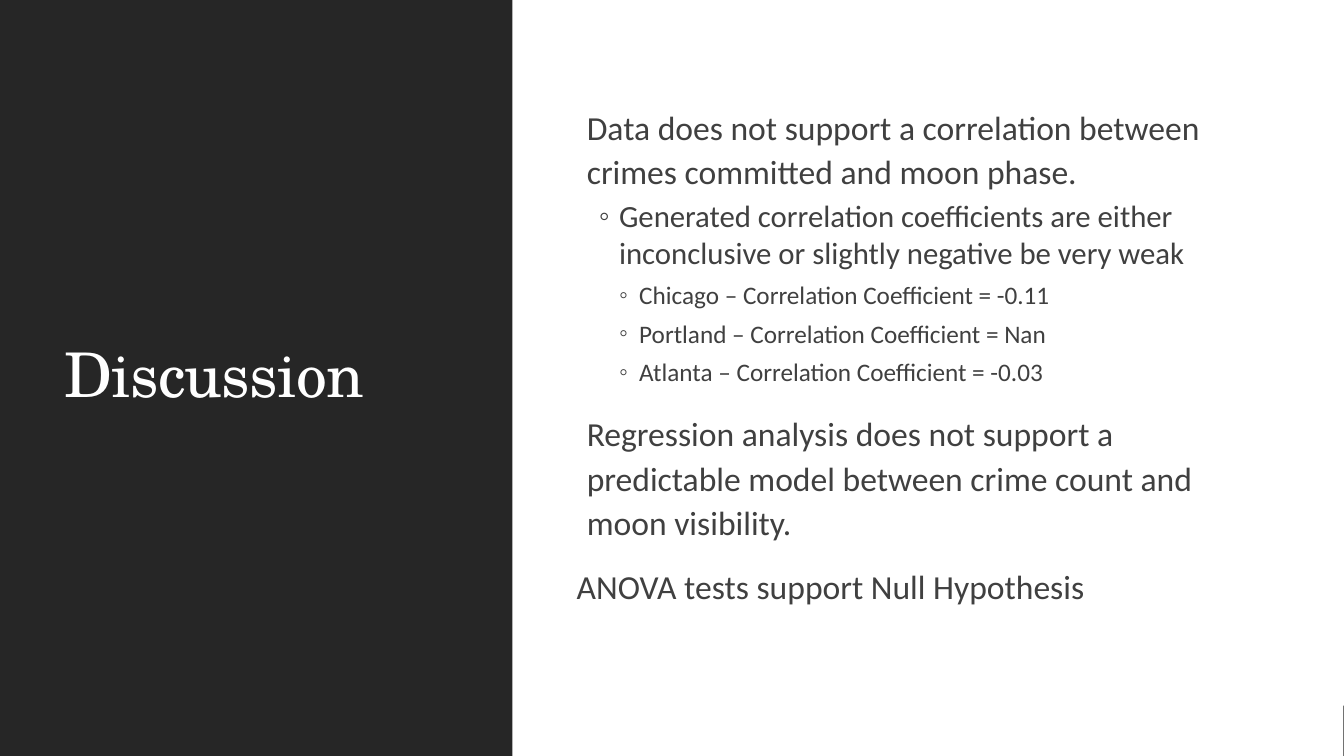
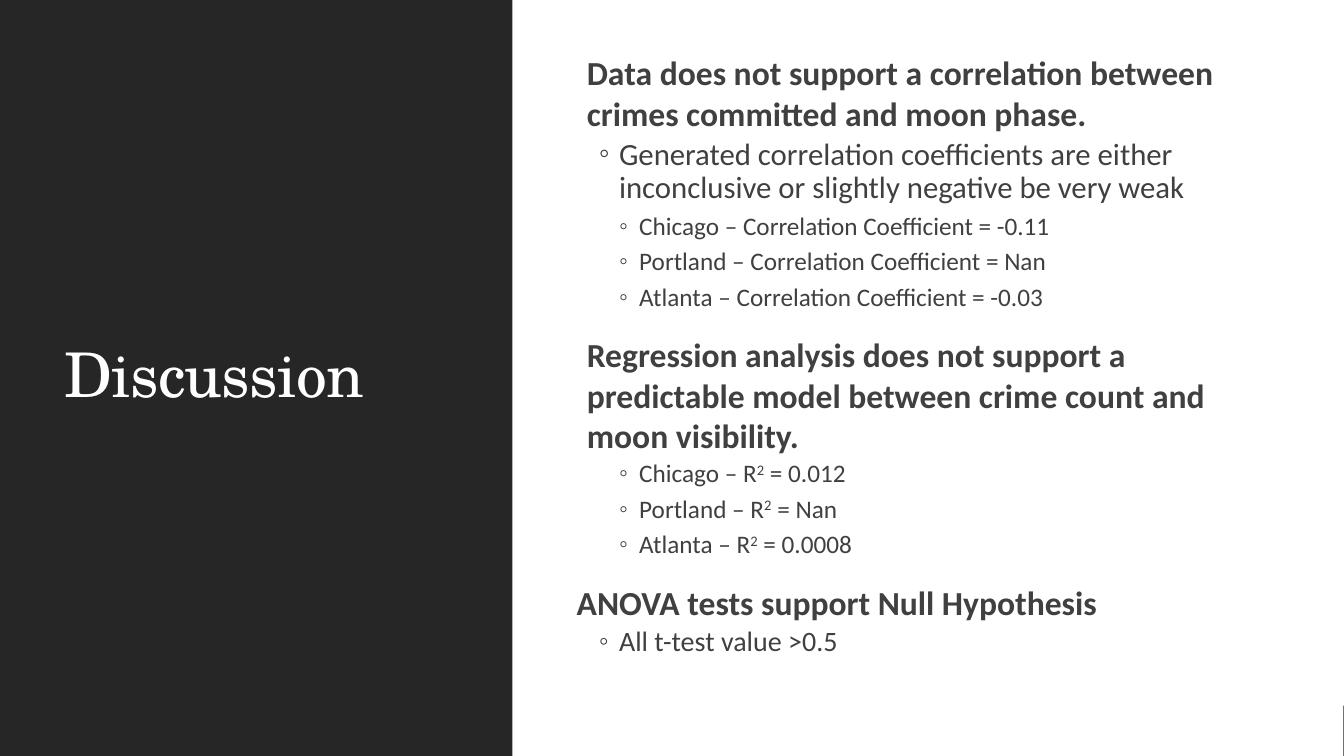
Before and after one commit to NHigs58/Project-1-, a slide deck: slide 6 of Presentation.pptx. Drawn at 1344x756 pixels with LibreOffice and Linux fonts; fonts in the diff are those of the drawing. Boxes give left, top, right and bottom in pixels: in the first picture for what was removed or moved away, otherwise in the second. Text is boxed around its words. In the diff, an @@ line names an element or a change of style, - is before the commit and + after.

```diff
--- a/Presentation.pptx
+++ b/Presentation.pptx
@@ text at (x1=577, y1=61, x2=1213, y2=621): bold on in "Data does not support a correlation between ...", "Regression analysis does not support a predictable ...", "ANOVA tests support Null Hypothesis"; line spacing 1.1 to 1; line spacing 1 to 0.9 @@
@@ text at (x1=639, y1=464, x2=852, y2=553): paragraphs added @@
+    ◦ Chicago – R2 = 0.012
+    ◦ Portland – R2 = Nan
+    ◦ Atlanta – R2 = 0.0008
@@ text at (x1=619, y1=631, x2=837, y2=651): paragraph added @@
+  ◦ All t-test value >0.5
```
Also in this commit, not shown: 5 other slides changed.
